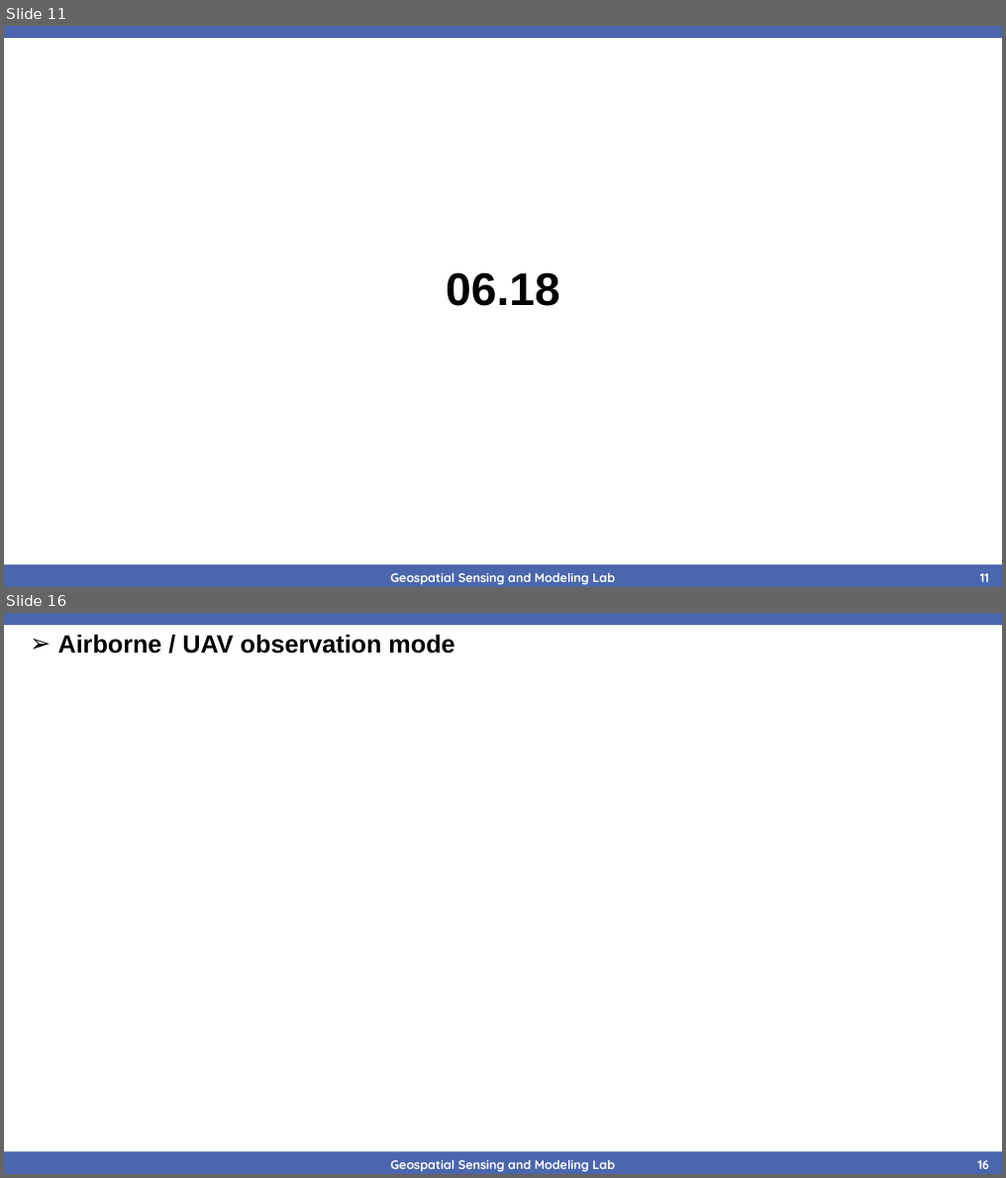
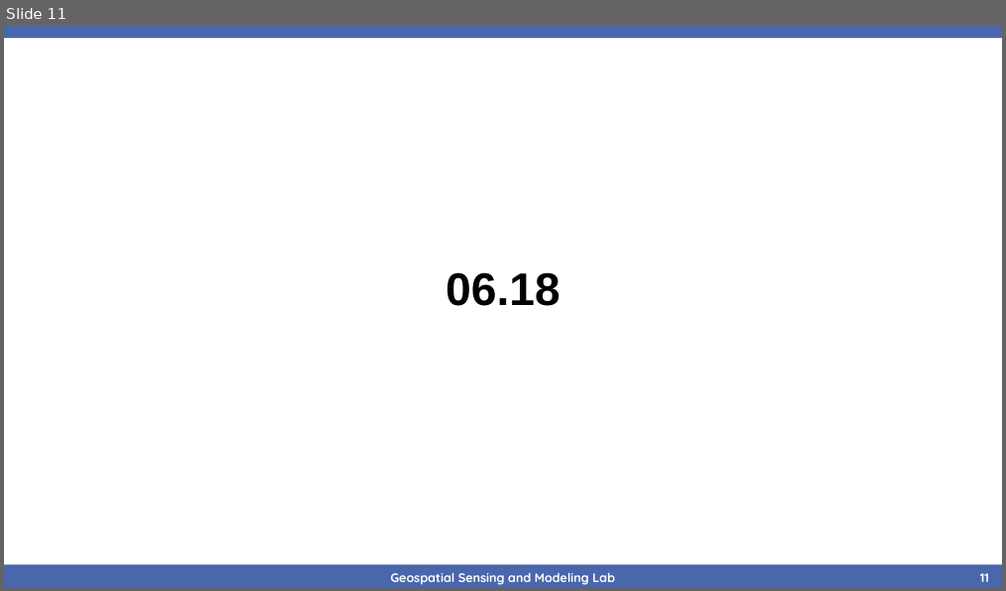
Before and after one commit to jgzhong99/CASALS, a slide deck: CASALS.pptx. Shown one above the other, each under a label of ours: slides 11 and 16 before the commit, slide 11 after it; the slides between them are not shown. The pictures are 1006x1178 and 1006x591 pixels, drawn with LibreOffice and Linux fonts; fonts in the diff are those of the drawing; background and template pictures are left out. Boxes give left, top, right and bottom in pixels: in the first picture for what was removed or moved away, otherwise in the second. Text is boxed around its words. In the diff, an @@ line names an element or a change of style, - is before the commit and + after.

```diff
--- a/CASALS.pptx
+++ b/CASALS.pptx
@@ slide 16 removed at [4, 613, 1002, 1174], background #FFFFFF; not listed: 4 template elements that a slide beside it also shows @@
@@ text removed at [58, 634, 454, 654] @@
-➢ Airborne / UAV observation mode
```
Also in this commit, not shown: 3 slides changed, 3 slides added, 2 other slides removed, 21 other files.
